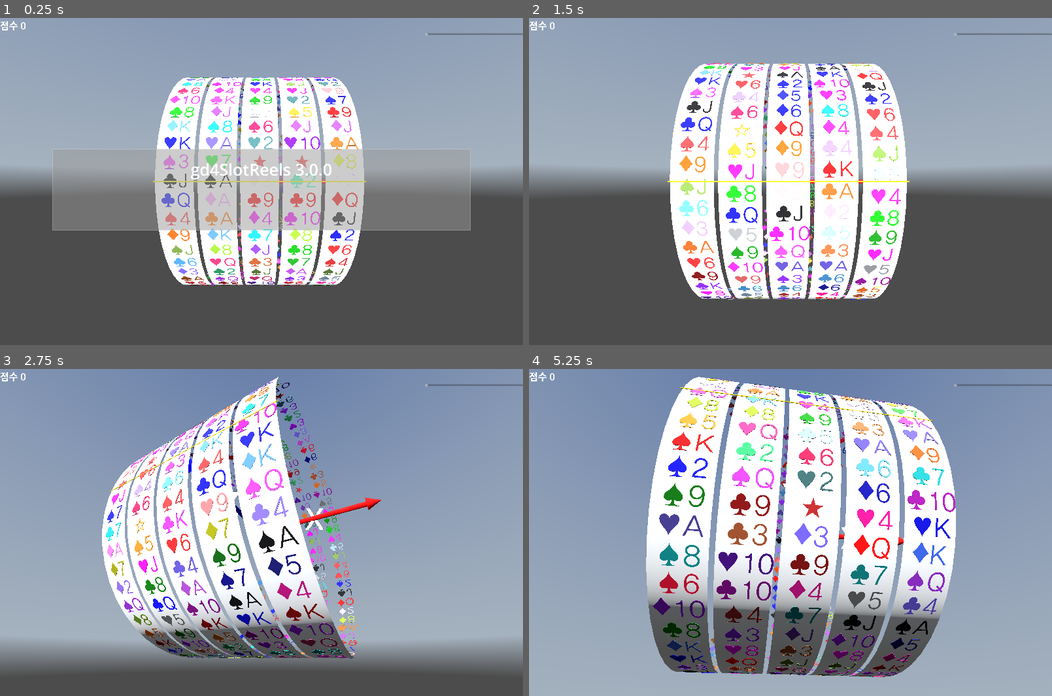
Above: before the commit, frames 1-4 (two rows, left to right).
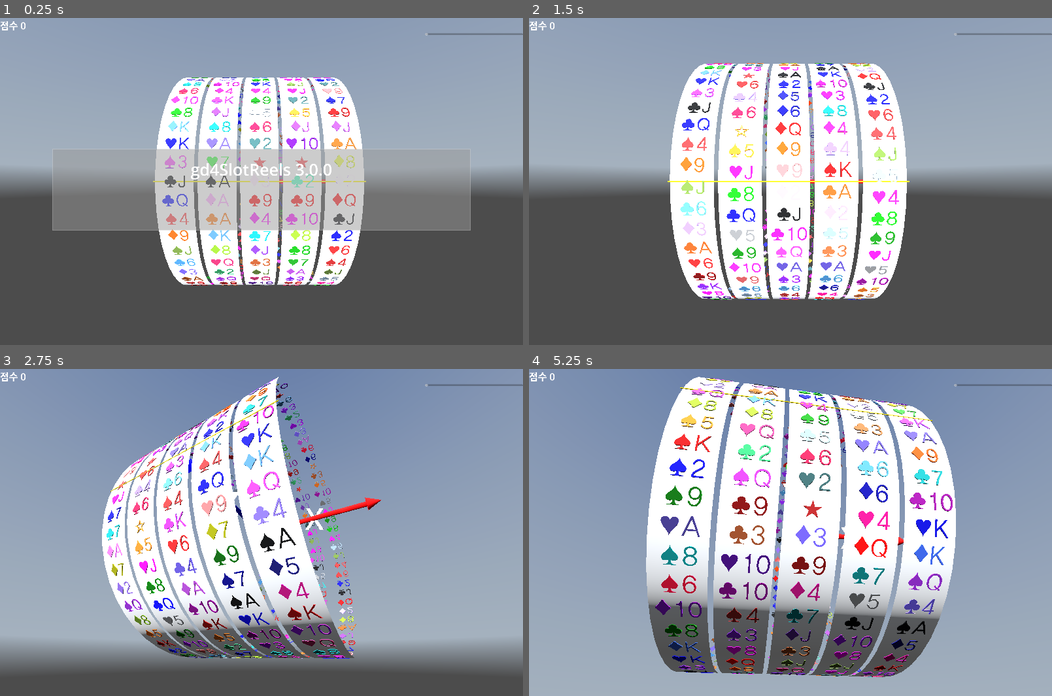
Above: after the commit, the same moments.

Repository: kasworld/gd4slot
Game: Godot game, scene res://main.tscn
The game is run twice, just before and just after one commit, with the same random seed, the same clock (stepped at 60 frames per second) and the same inputs. A sky picture missing from this copy of the repository is replaced by a grey-blue gradient.
Inputs (mouse positions are in pixels of both pictures, inside the frame that each line leads up to):
- Up to frame 1 (0.25 s): no input
- Up to frame 2 (1.5 s): tap Enter at 0.5, 0.6 s; move the mouse to (905, 165) at 0.52 s; click (905, 165) at 0.67 s; tap Space at 0.77 s; move the mouse to (685, 197) at 1.27 s; tap Delete at 1.35 s; click (685, 197) at 1.42 s
- Up to frame 3 (2.75 s): tap Space at 1.52 s; move the mouse to (313, 460) at 2.02 s; tap Enter at 2.1 s; click (313, 460) at 2.17 s
- Up to frame 4 (5.25 s): move the mouse to (764, 597) at 2.77 s; tap Delete at 2.85, 4.35 s; click (764, 597) at 2.92 s; tap Space at 3.02, 3.77, 4.52 s; move the mouse to (947, 581) at 3.52 s; tap Enter at 3.6, 5.1 s; click (947, 581) at 3.67 s; move the mouse to (633, 483) at 4.27 s; click (633, 483) at 4.42 s; move the mouse to (816, 532) at 5.02 s; click (816, 532) at 5.17 s

The runs differ from the first frame. In frame 1, 2.5% of the frame differs, in the area x 30-69%, y 18-82%; in frame 2, 3.4%; in frame 3, 3.8%; in frame 4, 5.6%, in the area x 23-82%, y 2-95%.

Commit message:
clean ReelSymbol

Diff:
--- a/slot_reel/reel_symbol/reel_symbol.gd
+++ b/slot_reel/reel_symbol/reel_symbol.gd
@@ -1,12 +1,10 @@
 extends Node3D
 class_name ReelSymbol
 
-var 번호 :int
-
-func init(n :int, sz :Vector2, r :float, color_text_info :Array) -> ReelSymbol:
-	번호 = n
+func init(크기 :float, r :float, color_text_info :Array) -> ReelSymbol:
 	$"글".mesh.text = color_text_info[1]
-	$"글".mesh.font_size = sz.y*10
+	$"글".mesh.pixel_size = 크기/18
+	$"글".mesh.depth = 크기/40
 	$"글".mesh.material.albedo_color = color_text_info[0]
 	$"글".position.z = r
 	return self
--- a/slot_reel/slot_reel.gd
+++ b/slot_reel/slot_reel.gd
@@ -20,7 +20,7 @@
 
 	var r := count * symbol크기.y / (2*PI)
 	for i in count:
-		var k :ReelSymbol = preload("res://slot_reel/reel_symbol/reel_symbol.tscn").instantiate().init(i, symbol크기,r,color_text_info_list[i])
+		var k :ReelSymbol = preload("res://slot_reel/reel_symbol/reel_symbol.tscn").instantiate().init(symbol크기.y,r,color_text_info_list[i])
 		k.rotation.x = 2*PI/count *i
 		add_child(k)
 		symbol_list.append(k)
Not shown: 1 places in slot_reel/reel_symbol/reel_symbol.tscn that only renumber resources
